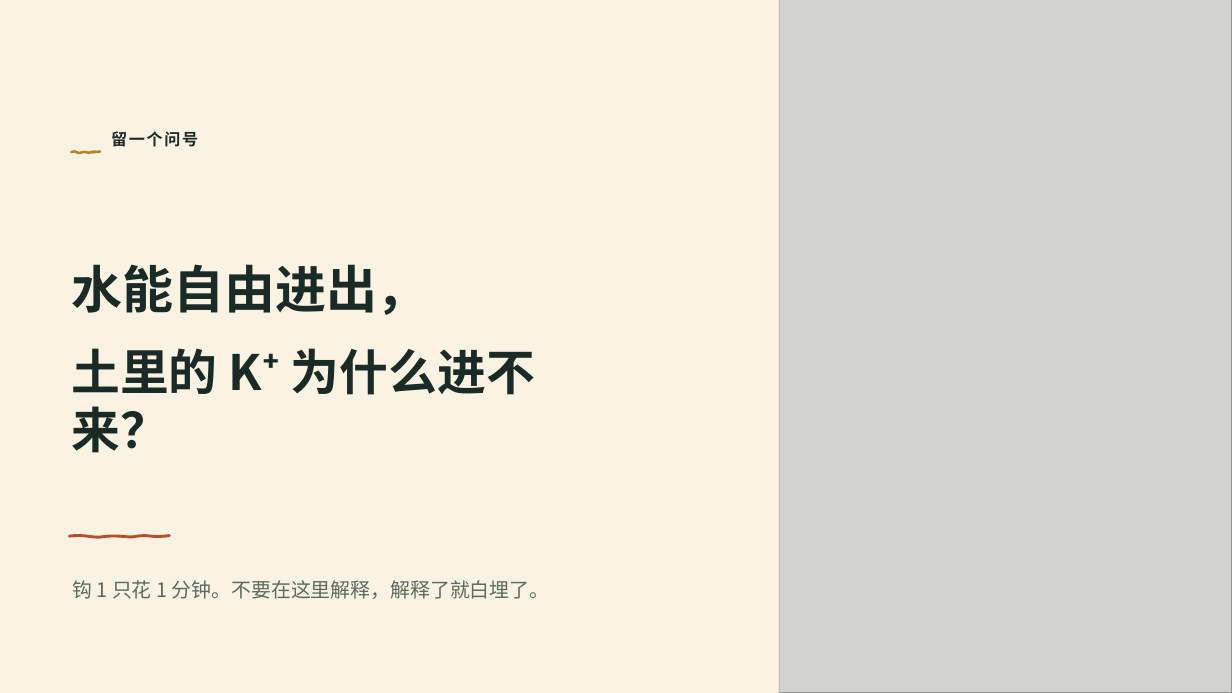
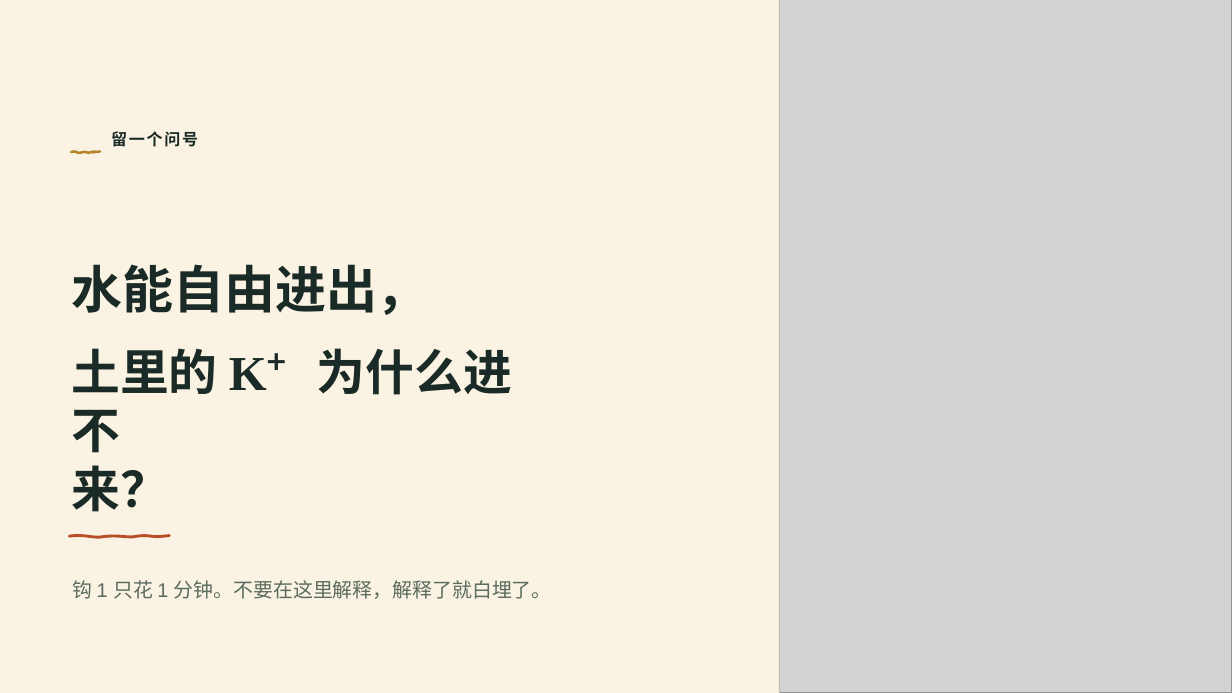
Before and after one commit to hukeying85-ux/leanrea, a slide deck: slide 8 of bio-teaching/chapters/高中-必修1-分子与细胞/第04章-细胞的物质输入与输出/03-课件-B课堂-含动画.pptx. Drawn at 1232x693 pixels with LibreOffice and Linux fonts; fonts in the diff are those of the drawing; grey boxes stand for pictures. Boxes give left, top, right and bottom in pixels: in the first picture for what was removed or moved away, otherwise in the second. Text is boxed around its words. In the diff, an @@ line names an element or a change of style, - is before the commit and + after.

```diff
--- a/bio-teaching/chapters/高中-必修1-分子与细胞/第04章-细胞的物质输入与输出/03-课件-B课堂-含动画.pptx
+++ b/bio-teaching/chapters/高中-必修1-分子与细胞/第04章-细胞的物质输入与输出/03-课件-B课堂-含动画.pptx
@@ text "土里的 K⁺ 为什么进不 来？" at (71,348,512,453): font Noto Sans CJK SC to Times New Roman @@
@@ text "钩 1 只花 1 分钟。不要在这里解释，解释了就白埋了。" at (72,580,552,599): font Noto Sans CJK SC to Arial @@
```
Also in this commit, not shown: 23 other slides changed, 28 other files.
